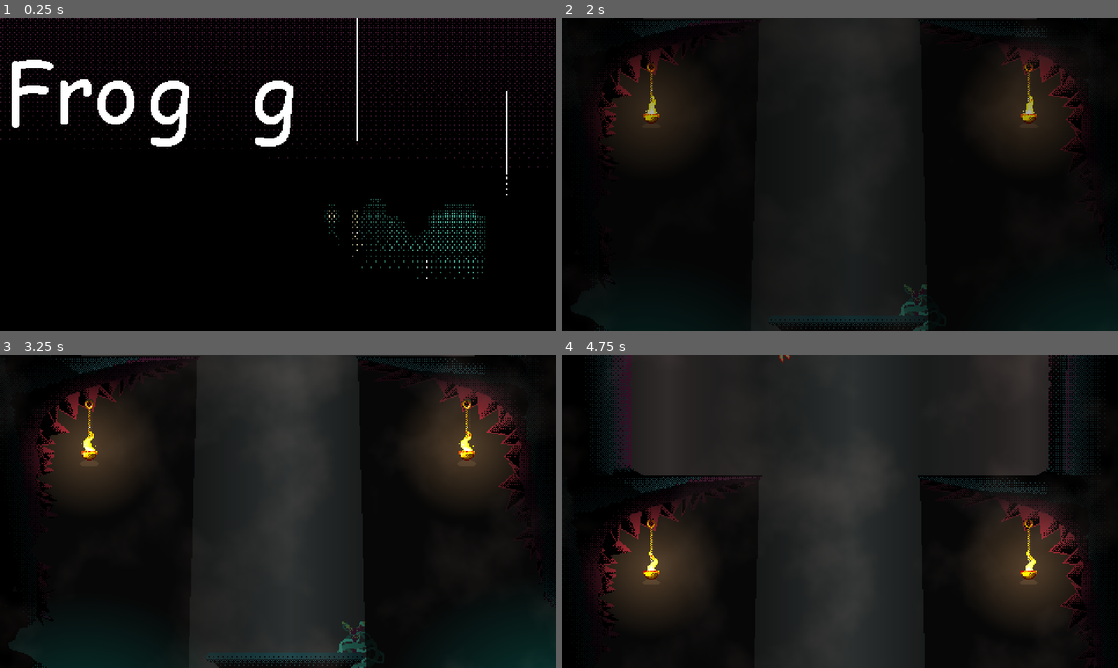
Above: before the commit, frames 1-4 (two rows, left to right).
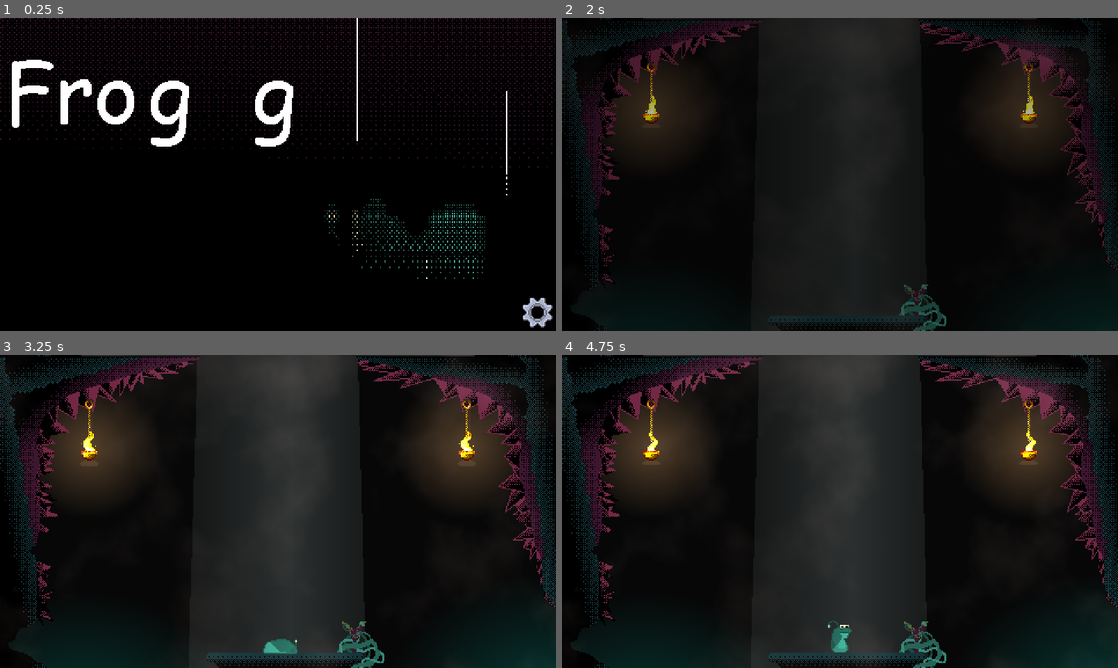
Above: after the commit, the same moments.

Repository: FuccubusGit/Juniper-Game-Jam---Spin-To-Win
Game: Godot game, scene res://Scenes/main_menu.tscn
Same seed, same stepped clock (60 frames per second), same inputs: the game is played once before the commit and once after it.
Inputs (mouse positions are in pixels of both pictures, inside the frame that each line leads up to):
- Up to frame 1 (0.25 s): no input
- Up to frame 2 (2 s): click (1101, 312) at 0.52 s; click "Play" at 1.25 s
- Up to frame 3 (3.25 s): hold Space (Fly) 2.03-2.78 s; hold D (Move Right) from 2.03 s (still down); tap Space (Fly) at 2.85 s
- Up to frame 4 (4.75 s): release D (Move Right) at 3.53 s; hold A (Move Left) 3.53-4.28 s; hold Space (Fly) 3.53-4.28 s; hold D (Move Right) from 4.28 s (still down); tap Space (Fly) at 4.35 s

The runs differ from the first frame. In frame 1, 0.3% of the frame differs, in the area x 94-100%, y 89-99%; in frame 2, 5.3%; in frame 3, 7.3%; in frame 4, 30%, in the area x 0-100%, y 0-100%.

Commit message:
V0.6
Crunch time, were close, keep going and dont risk losing stuff

Diff:
--- a/Scenes/Player.tscn
+++ b/Scenes/Player.tscn
@@ -746,7 +746,6 @@
 shape = SubResource("CapsuleShape2D_3rw25")
 
 [node name="Camera2D" type="Camera2D" parent="." unique_id=1433953934]
-light_mask = 0
 position = Vector2(0, -78)
 enabled = false
 process_callback = 0
@@ -759,6 +758,7 @@
 position_smoothing_speed = 15.0
 drag_left_margin = 0.0
 drag_top_margin = 0.0
+drag_right_margin = 0.0
 drag_bottom_margin = 0.0
 
 [node name="InputHandler" type="Node" parent="." unique_id=2034698572]
--- a/Scenes/Test Level.tscn
+++ b/Scenes/Test Level.tscn
@@ -3,6 +3,8 @@
 [ext_resource type="Shader" uid="uid://xvewsr4hrcym" path="res://Scenes/Fog.gdshader" id="1_1pj3s"]
 [ext_resource type="PackedScene" uid="uid://bpf2empbdd5m6" path="res://Scenes/Player.tscn" id="1_76ciu"]
 [ext_resource type="Texture2D" uid="uid://dfymbjt05754x" path="res://Sprites/Tower.png" id="1_omj1r"]
+[ext_resource type="Shader" uid="uid://66xftih27d17" path="res://Shaders/Tower.gdshader" id="2_tolab"]
+[ext_resource type="Script" uid="uid://dsc5hqxbda74i" path="res://Scripts/tower.gd" id="3_3lbbe"]
 [ext_resource type="Texture2D" uid="uid://b33w33hj65e1s" path="res://Sprites/lampada fiamma.png" id="3_yfk4l"]
 [ext_resource type="Texture2D" uid="uid://dlf3tia4aesrq" path="res://Sprites/torcia.png" id="4_mbfsj"]
 [ext_resource type="PackedScene" uid="uid://drvurn5ajf453" path="res://Scenes/bird.tscn" id="6_qfxak"]
@@ -26,6 +28,9 @@
 shader_parameter/noise_texture = SubResource("NoiseTexture2D_t26mr")
 shader_parameter/density = 0.25
 shader_parameter/speed = Vector2(0.02, 0.01)
+
+[sub_resource type="ShaderMaterial" id="ShaderMaterial_tolab"]
+shader = ExtResource("2_tolab")
 
 [sub_resource type="RectangleShape2D" id="RectangleShape2D_omj1r"]
 size = Vector2(136, 13)
@@ -443,8 +448,11 @@
 
 [node name="Sprite2D" type="Sprite2D" parent="Collision Shapes" unique_id=703119342]
 light_mask = 2
+texture_filter = 1
+material = SubResource("ShaderMaterial_tolab")
 position = Vector2(0, -2663)
 texture = ExtResource("1_omj1r")
+script = ExtResource("3_3lbbe")
 
 [node name="CollisionShape2D" type="CollisionShape2D" parent="Collision Shapes" unique_id=954784783]
 position = Vector2(6, 29.5)
@@ -761,6 +769,78 @@
 [node name="FlyFood11" parent="Food" unique_id=665782842 instance=ExtResource("7_t26mr")]
 position = Vector2(73, -3908)
 
+[node name="GoldenFly2" parent="Food" unique_id=985332079 instance=ExtResource("9_0harl")]
+position = Vector2(2, -4282)
+
+[node name="GoldenFly3" parent="Food" unique_id=988429656 instance=ExtResource("9_0harl")]
+position = Vector2(2, -4232)
+
+[node name="GoldenFly4" parent="Food" unique_id=1287159568 instance=ExtResource("9_0harl")]
+position = Vector2(2, -4329)
+
+[node name="GoldenFly5" parent="Food" unique_id=1124773589 instance=ExtResource("9_0harl")]
+position = Vector2(2, -4379)
+
+[node name="GoldenFly6" parent="Food" unique_id=1322898161 instance=ExtResource("9_0harl")]
+position = Vector2(2, -4412)
+
+[node name="GoldenFly7" parent="Food" unique_id=1722224418 instance=ExtResource("9_0harl")]
+position = Vector2(2, -4522)
+
+[node name="GoldenFly8" parent="Food" unique_id=1880948557 instance=ExtResource("9_0harl")]
+position = Vector2(2, -4472)
+
+[node name="GoldenFly9" parent="Food" unique_id=1027169351 instance=ExtResource("9_0harl")]
+position = Vector2(2, -4569)
+
+[node name="GoldenFly10" parent="Food" unique_id=1538499483 instance=ExtResource("9_0harl")]
+position = Vector2(2, -4619)
+
+[node name="GoldenFly11" parent="Food" unique_id=86997865 instance=ExtResource("9_0harl")]
+position = Vector2(2, -4659)
+
+[node name="GoldenFly12" parent="Food" unique_id=302550474 instance=ExtResource("9_0harl")]
+position = Vector2(2, -4769)
+
+[node name="GoldenFly13" parent="Food" unique_id=1438621904 instance=ExtResource("9_0harl")]
+position = Vector2(2, -4719)
+
+[node name="GoldenFly14" parent="Food" unique_id=1808969895 instance=ExtResource("9_0harl")]
+position = Vector2(2, -4816)
+
+[node name="GoldenFly15" parent="Food" unique_id=1504846962 instance=ExtResource("9_0harl")]
+position = Vector2(2, -4866)
+
+[node name="GoldenFly16" parent="Food" unique_id=983193892 instance=ExtResource("9_0harl")]
+position = Vector2(2, -4899)
+
+[node name="GoldenFly17" parent="Food" unique_id=1654916292 instance=ExtResource("9_0harl")]
+position = Vector2(2, -5009)
+
+[node name="GoldenFly18" parent="Food" unique_id=576383742 instance=ExtResource("9_0harl")]
+position = Vector2(2, -4959)
+
+[node name="GoldenFly19" parent="Food" unique_id=36775811 instance=ExtResource("9_0harl")]
+position = Vector2(2, -5056)
+
+[node name="GoldenFly20" parent="Food" unique_id=261913510 instance=ExtResource("9_0harl")]
+position = Vector2(2, -5106)
+
+[node name="GoldenFly21" parent="Food" unique_id=1358300030 instance=ExtResource("9_0harl")]
+position = Vector2(2, -5153)
+
+[node name="GoldenFly22" parent="Food" unique_id=1011029011 instance=ExtResource("9_0harl")]
+position = Vector2(2, -5194)
+
+[node name="GoldenFly23" parent="Food" unique_id=180324591 instance=ExtResource("9_0harl")]
+position = Vector2(2, -5235)
+
+[node name="GoldenFly24" parent="Food" unique_id=123534261 instance=ExtResource("9_0harl")]
+position = Vector2(2, -5281)
+
+[node name="GoldenFly25" parent="Food" unique_id=1084505974 instance=ExtResource("9_0harl")]
+position = Vector2(2, -5313)
+
 [node name="Platforms" type="Node2D" parent="." unique_id=1709310215]
 
 [node name="Platform" parent="Platforms" unique_id=1495141826 instance=ExtResource("8_ceynx")]
@@ -797,78 +877,6 @@
 [node name="AnimationPlayer" type="AnimationPlayer" parent="Platforms/Platform6" unique_id=800611913]
 libraries/ = SubResource("AnimationLibrary_1scrl")
 autoplay = &"platform 6"
-
-[node name="GoldenFly2" parent="." unique_id=985332079 instance=ExtResource("9_0harl")]
-position = Vector2(2, -4282)
-
-[node name="GoldenFly3" parent="." unique_id=988429656 instance=ExtResource("9_0harl")]
-position = Vector2(2, -4232)
-
-[node name="GoldenFly4" parent="." unique_id=1287159568 instance=ExtResource("9_0harl")]
-position = Vector2(2, -4329)
-
-[node name="GoldenFly5" parent="." unique_id=1124773589 instance=ExtResource("9_0harl")]
-position = Vector2(2, -4379)
-
-[node name="GoldenFly6" parent="." unique_id=1322898161 instance=ExtResource("9_0harl")]
-position = Vector2(2, -4412)
-
-[node name="GoldenFly7" parent="." unique_id=1722224418 instance=ExtResource("9_0harl")]
-position = Vector2(2, -4522)
-
-[node name="GoldenFly8" parent="." unique_id=1880948557 instance=ExtResource("9_0harl")]
-position = Vector2(2, -4472)
-
-[node name="GoldenFly9" parent="." unique_id=1027169351 instance=ExtResource("9_0harl")]
-position = Vector2(2, -4569)
-
-[node name="GoldenFly10" parent="." unique_id=1538499483 instance=ExtResource("9_0harl")]
-position = Vector2(2, -4619)
-
-[node name="GoldenFly11" parent="." unique_id=86997865 instance=ExtResource("9_0harl")]
-position = Vector2(2, -4659)
-
-[node name="GoldenFly12" parent="." unique_id=302550474 instance=ExtResource("9_0harl")]
-position = Vector2(2, -4769)
-
-[node name="GoldenFly13" parent="." unique_id=1438621904 instance=ExtResource("9_0harl")]
-position = Vector2(2, -4719)
-
-[node name="GoldenFly14" parent="." unique_id=1808969895 instance=ExtResource("9_0harl")]
-position = Vector2(2, -4816)
-
-[node name="GoldenFly15" parent="." unique_id=1504846962 instance=ExtResource("9_0harl")]
-position = Vector2(2, -4866)
-
-[node name="GoldenFly16" parent="." unique_id=983193892 instance=ExtResource("9_0harl")]
-position = Vector2(2, -4899)
-
-[node name="GoldenFly17" parent="." unique_id=1654916292 instance=ExtResource("9_0harl")]
-position = Vector2(2, -5009)
-
-[node name="GoldenFly18" parent="." unique_id=576383742 instance=ExtResource("9_0harl")]
-position = Vector2(2, -4959)
-
-[node name="GoldenFly19" parent="." unique_id=36775811 instance=ExtResource("9_0harl")]
-position = Vector2(2, -5056)
-
-[node name="GoldenFly20" parent="." unique_id=261913510 instance=ExtResource("9_0harl")]
-position = Vector2(2, -5106)
-
-[node name="GoldenFly21" parent="." unique_id=1358300030 instance=ExtResource("9_0harl")]
-position = Vector2(2, -5153)
-
-[node name="GoldenFly22" parent="." unique_id=1011029011 instance=ExtResource("9_0harl")]
-position = Vector2(2, -5194)
-
-[node name="GoldenFly23" parent="." unique_id=180324591 instance=ExtResource("9_0harl")]
-position = Vector2(2, -5235)
-
-[node name="GoldenFly24" parent="." unique_id=123534261 instance=ExtResource("9_0harl")]
-position = Vector2(2, -5281)
-
-[node name="GoldenFly25" parent="." unique_id=1084505974 instance=ExtResource("9_0harl")]
-position = Vector2(2, -5313)
 
 [node name="Camera2D" type="Camera2D" parent="." unique_id=303716008]
 position = Vector2(0, -100)
--- a/Scenes/main_menu.tscn
+++ b/Scenes/main_menu.tscn
@@ -3,6 +3,7 @@
 [ext_resource type="Script" uid="uid://cwfjp72ed8xju" path="res://Scripts/main_menu.gd" id="1_1ehe0"]
 [ext_resource type="Texture2D" uid="uid://blc0v0l8evxht" path="res://Sprites/MainMenu.png" id="1_28flt"]
 [ext_resource type="Texture2D" uid="uid://dm70b1v1mprmw" path="res://Sprites/MainMenuTitle.png" id="2_48xlc"]
+[ext_resource type="Texture2D" uid="uid://fkk8l7cse6iv" path="res://Sprites/Gear.png" id="4_ce3w2"]
 
 [sub_resource type="AtlasTexture" id="AtlasTexture_48xlc"]
 atlas = ExtResource("1_28flt")
@@ -340,6 +341,23 @@
 "speed": 10.0
 }]
 
+[sub_resource type="StyleBoxFlat" id="StyleBoxFlat_n45e2"]
+bg_color = Color(0.6, 0.6, 0.6, 0)
+
+[sub_resource type="StyleBoxFlat" id="StyleBoxFlat_ce3w2"]
+bg_color = Color(0.74558026, 0.7455802, 0.74558014, 1)
+corner_radius_top_left = 15
+corner_radius_top_right = 15
+corner_radius_bottom_right = 15
+corner_radius_bottom_left = 15
+
+[sub_resource type="StyleBoxFlat" id="StyleBoxFlat_opfnp"]
+bg_color = Color(0.77254903, 0.77254903, 0.77254903, 0.5568628)
+corner_radius_top_left = 15
+corner_radius_top_right = 15
+corner_radius_bottom_right = 15
+corner_radius_bottom_left = 15
+
 [node name="Main Menu" type="CanvasLayer" unique_id=27589789]
 script = ExtResource("1_1ehe0")
 
@@ -388,5 +406,18 @@
 sprite_frames = SubResource("SpriteFrames_y17f6")
 autoplay = "default"
 
+[node name="OptionsButton" type="Button" parent="." unique_id=1369019539]
+offset_left = 448.0
+offset_top = 238.0
+offset_right = 480.0
+offset_bottom = 270.0
+theme_override_styles/normal = SubResource("StyleBoxFlat_n45e2")
+theme_override_styles/pressed = SubResource("StyleBoxFlat_ce3w2")
+theme_override_styles/hover = SubResource("StyleBoxFlat_opfnp")
+icon = ExtResource("4_ce3w2")
+icon_alignment = 1
+
+[node name="CanvasLayer" type="CanvasLayer" parent="." unique_id=1411193990]
+
 [connection signal="button_up" from="PlayButton" to="." method="_on_play_button_button_up"]
 [connection signal="button_up" from="ExitButton" to="." method="_on_exit_button_button_up"]
--- /dev/null
+++ b/Scenes/sub_viewport.gd
@@ -0,0 +1,7 @@
+extends SubViewport
+
+
+# Called when the node enters the scene tree for the first time.
+func _ready() -> void:
+	size = Vector2i(480, 270)
+	render_target_update_mode = SubViewport.UPDATE_ALWAYS
--- /dev/null
+++ b/Scripts/Globals/MusicManager.gd
@@ -0,0 +1,11 @@
+extends Node
+
+@onready var music_player: AudioStreamPlayer = AudioStreamPlayer.new()
+
+func _ready() -> void:
+	add_child(music_player)
+	music_player.volume_db = -6  # Adjust volume
+
+func play_music(stream: AudioStream, crossfade: float = 0.0):
+	music_player.stream = stream
+	music_player.play()
--- a/Scripts/PlayerMovement.gd
+++ b/Scripts/PlayerMovement.gd
@@ -20,7 +20,7 @@
 var isCharging: bool = false
 var jumpChargeTime = 0
 var isFlying: bool = false
-var isHurt: bool = false
+var isHurt: bool = true
 var isTweenRunning: bool = false
 var isHardLanding: bool = false
 var canInput: bool = true
--- a/Scripts/main_menu.gd
+++ b/Scripts/main_menu.gd
@@ -1,7 +1,8 @@
 extends CanvasLayer
 
 
-
+func _ready() -> void:
+	MusicManager.play_music(preload("res://Audio/727920__ehved__forest-theme-orchestral-loop.mp3"))
 
 func _on_play_button_button_up() -> void:
 	FadeManager.transition_to("res://Scenes/Test Level.tscn")
--- /dev/null
+++ b/Scripts/tower.gd
@@ -0,0 +1,8 @@
+extends Sprite2D
+
+
+func _ready() -> void:
+	texture_filter = CanvasItem.TEXTURE_FILTER_NEAREST
+
+func _process(delta: float) -> void:
+	global_position = global_position.round()
--- /dev/null
+++ b/Shaders/Tower.gdshader
@@ -0,0 +1,10 @@
+shader_type canvas_item;
+render_mode unshaded;
+
+void fragment() {
+    // Snap UVs to the pixel grid
+    vec2 pixel_size = 1.0 / TEXTURE_PIXEL_SIZE;
+    vec2 snapped_uv = floor(UV * pixel_size) / pixel_size;
+
+    COLOR = texture(TEXTURE, snapped_uv);
+}
--- /dev/null
+++ b/default_bus_layout.tres
@@ -0,0 +1,15 @@
+[gd_resource type="AudioBusLayout" format=3 uid="uid://xyo4yofm7xds"]
+
+[resource]
+bus/1/name = &"Music"
+bus/1/solo = false
+bus/1/mute = false
+bus/1/bypass_fx = false
+bus/1/volume_db = 0.0
+bus/1/send = &"Master"
+bus/2/name = &"SFX"
+bus/2/solo = false
+bus/2/mute = false
+bus/2/bypass_fx = false
+bus/2/volume_db = 0.0
+bus/2/send = &"Master"
--- a/project.godot
+++ b/project.godot
@@ -19,6 +19,7 @@
 
 InputBus="*uid://ckir87rth60rx"
 FadeManager="*uid://dv1g6l2casp6p"
+MusicManager="*uid://dycnnapu52xas"
 
 [debug]
 
@@ -36,6 +37,7 @@
 window/stretch/mode="canvas_items"
 window/stretch/aspect="expand"
 window/stretch/scale_mode="integer"
+window/vsync/vsync_mode=0
 
 [global_group]
 
Not shown, added: Audio/553953__szegvari__cave_dungeon_secret_temle.wav.import
Not shown, added: Audio/727920__ehved__forest-theme-orchestral-loop.mp3.import
Not shown, added: Audio/Jump_Sound.mp3.import
Not shown, added: Audio/ocen music.wav.import
Not shown, added: Scenes/sub_viewport.gd.uid
Not shown, added: Scripts/Globals/MusicManager.gd.uid
Not shown, added: Scripts/tower.gd.uid
Not shown, added: Shaders/Tower.gdshader.uid
Binary file added: Sprites/Gear.png
Not shown, added: Sprites/Gear.png.import
Not shown, added: Audio/553953__szegvari__cave_dungeon_secret_temle.wav
Not shown, added: Audio/727920__ehved__forest-theme-orchestral-loop.mp3
(and 2 more such lines)
